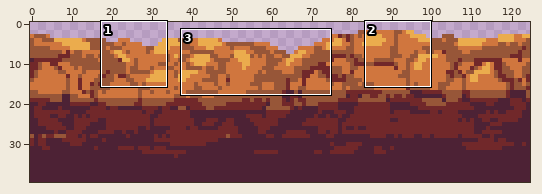
Sprite sheet -- Assets/Sprites/Environment/UnderWater_smaller_bkg-flip.png. The first picture is a wide view before the edit; the outline marks the close-up.
Close-up. As it was:
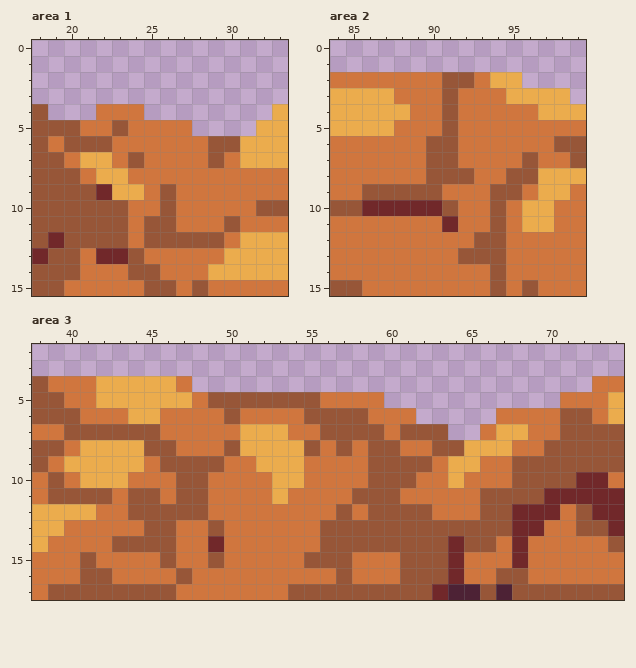
The file is 125x40 pixels. Shown: area 1: x 18..33, y 0..15; area 2: x 84..99, y 0..15; area 3: x 38..74, y 2..17.
After the commit:
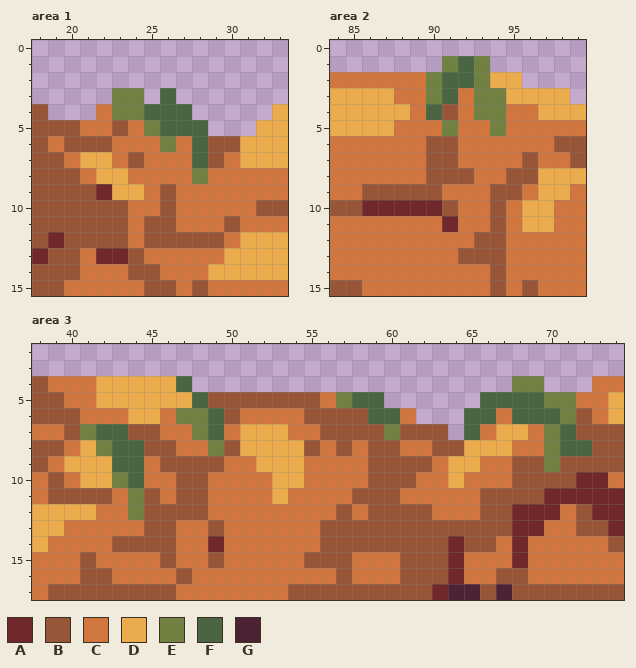
Palette (. is transparent): A #71282a  B #975638  C #d0763e  D #ebac4d  E #718141  F #496541  G #4d2235
The exact change:
--- area 1
@@ x 21..30 @@
  2 ..........
- 3 ..........
- 4 .CCC......
- 5 CCBCCCC...
- 6 BBCCCCCCBB
- 7 DDCBCCCCBC
- 8 CDDCCCCCCC
+ 3 ..EE.F....
+ 4 .CEEFFF...
+ 5 CCBCEFFF..
+ 6 BBCCCECFBB
+ 7 DDCBCCCFBC
+ 8 CDDCCCCECC
  9 BADDCBCCCC
--- area 2
@@ x 88..96 @@
  0 .........
- 1 .........
- 2 CCCBBCDD.
- 3 CCCBCCCDD
- 4 DCCBCCCCC
- 5 CCCBCCCCC
+ 1 ...EFE...
+ 2 CCEFFEDD.
+ 3 CCEFCEEDD
+ 4 DCFBCEECC
+ 5 CCCECCECC
  6 CCBBCCCCC
--- area 3
@@ x 38..74 @@
  3 .....................................
- 4 BCCCDDDDDC.........................CC
- 5 BBCCDDDDDDCBBBBBBBCCCC...........CCCD
- 6 BBBCCCDDCCCCBCCCCBBBBCCC.....CCCCBBCD
- 7 CCBBBBBBCCCCCDDDCCBBBBCBBB..CDDCCBBBB
- 8 BBCDDDDBBCCCBDDDDBCBCBBCCBBDDDCCBBBBB
- 9 BCDDDDDCBBBBCCDDDCCCCBBBBCDDCCBBBBBBB
-10 CBCDDDCCCBBCCCCDDCCCCBBBCCDCCCBBBBAAC
-11 CBBBBCBBCBBCCCCDCCCCBBBCCCCCBBBBAAAAA
-12 DDDDCCBBBBBCCCCCCCCBCBBBBCCCBBAAACBAA
+ 4 BCCCDDDDDF....................EE...CC
+ 5 BBCCDDDDDDFBBBBBBBCEFF......FFFFEECCD
+ 6 BBBCCCDDCEEFBCCCCBBBBFFC...FFCFFFEBCD
+ 7 CCBEFFBBCCEFCDDDCCBBBBEBBB.FCDDCEFBBB
+ 8 BBCDEFFBBCCEBDDDDBCBCBBCCBBDDDCCEFFBB
+ 9 BCDDDFFCBBBBCCDDDCCCCBBBBCDDCCBBEBBBB
+10 CBCDDEFCCBBCCCCDDCCCCBBBCCDCCCBBBBAAC
+11 CBBBBCEBCBBCCCCDCCCCBBBCCCCCBBBBAAAAA
+12 DDDDCCEBBBBCCCCCCCCBCBBBBCCCBBAAACBAA
 13 DDCCCCCBBCCBCCCCCCBBBBBBBBBBBBAACCBBA
Pixel boxes of the changes (left, top, right, bottom) in both close-ups:
changed: (112, 88, 208, 184)
changed: (426, 56, 506, 136)
changed: (80, 376, 224, 520)
changed: (464, 376, 592, 472)
changed: (336, 392, 400, 440)
